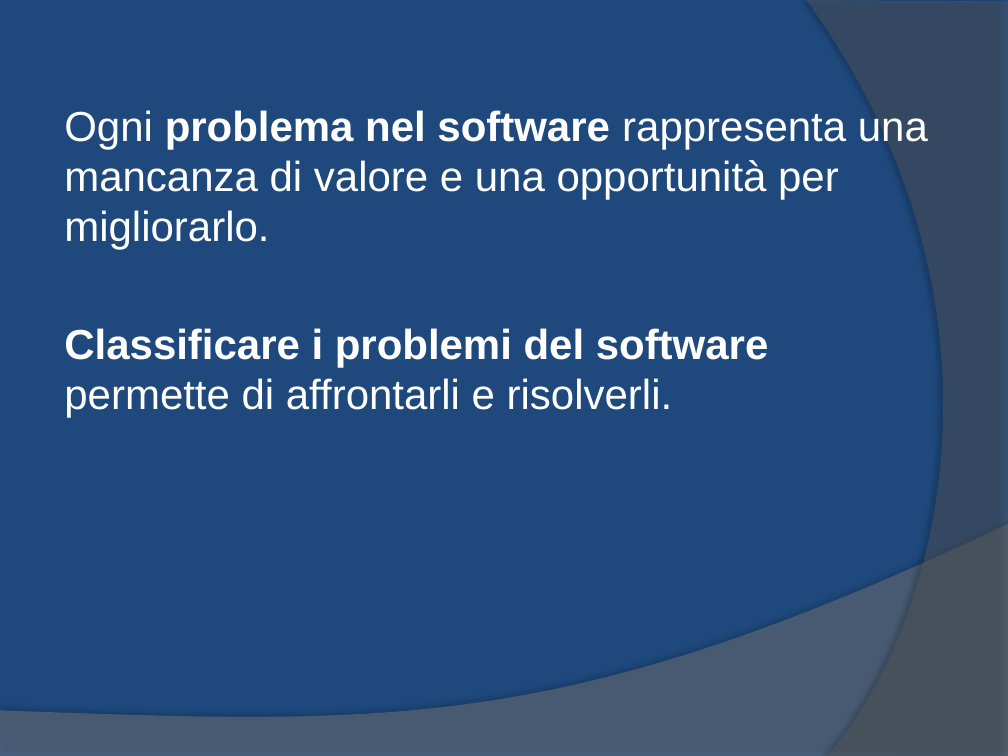
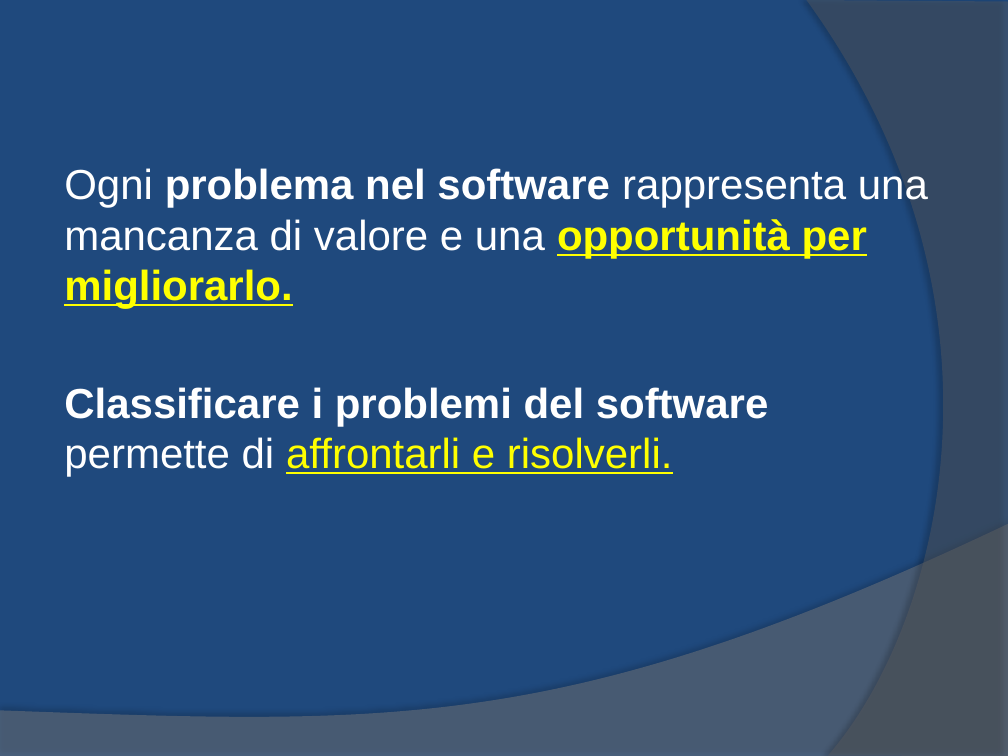
Before and after one commit to yan0z/ISW, a slide deck: slide 12 of Quesito 2 Team/1.ISW-Metrica.pptx. Drawn at 1008x756 pixels with LibreOffice and Linux fonts; fonts in the diff are those of the drawing. Boxes give left, top, right and bottom in pixels: in the first picture for what was removed or moved away, otherwise in the second. Text is boxed around its words. In the diff, an @@ line names an element or a change of style, - is before the commit and + after.

```diff
--- a/Quesito 2 Team/1.ISW-Metrica.pptx
+++ b/Quesito 2 Team/1.ISW-Metrica.pptx
@@ text "Ogni problema nel software rappresenta ..." at (x1=64, y1=168, x2=928, y2=477): text colour #FFFFFF to #FFFF00, underline on in "opportunità per migliorarlo.", "affrontarli e risolverli."; bold on in "opportunità per migliorarlo." @@
```
Also in this commit, not shown: 11 other slides changed.
